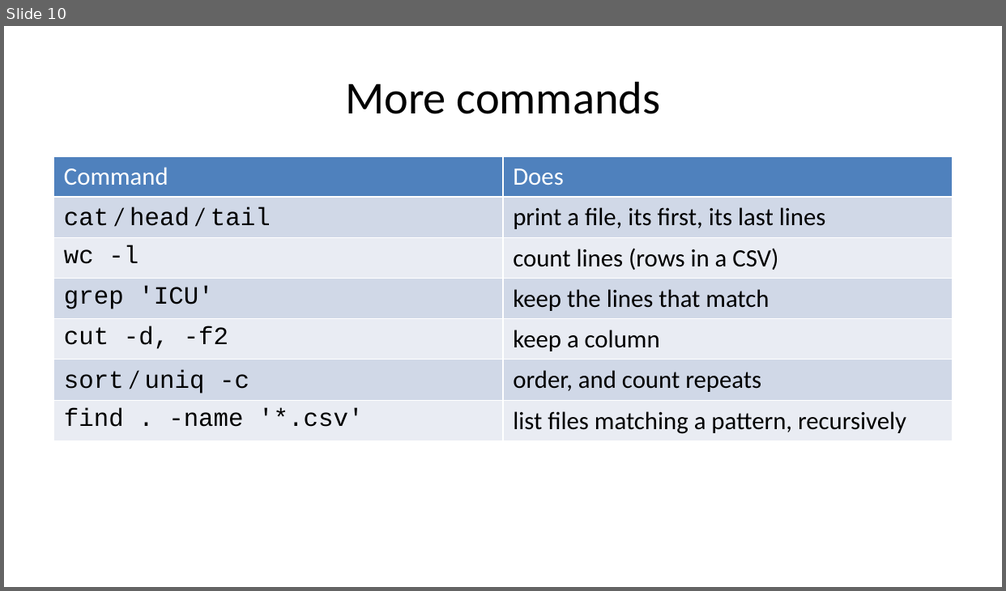
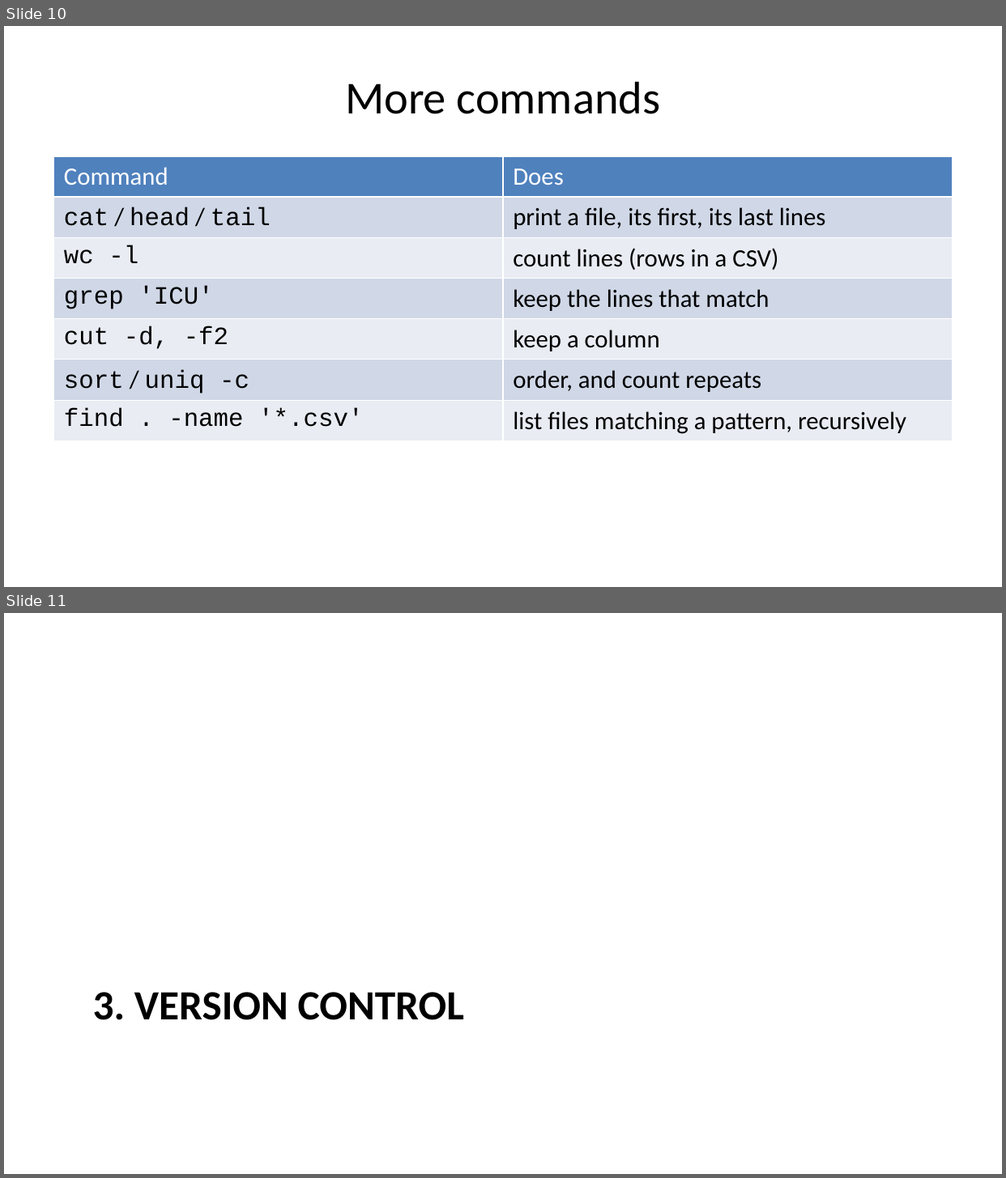
Before and after one commit to MICS-Lab/MS_SanteNum2026, a slide deck: Programming01/Session02/slides.pptx. Shown one above the other, each under a label of ours: slide 10 before the commit, slides 10 and 11 after it. The pictures are 1006x591 and 1006x1178 pixels, drawn with LibreOffice and Linux fonts; fonts in the diff are those of the drawing. Boxes give left, top, right and bottom in pixels: in the first picture for what was removed or moved away, otherwise in the second. Text is boxed around its words. In the diff, an @@ line names an element or a change of style, - is before the commit and + after.

```diff
--- a/Programming01/Session02/slides.pptx
+++ b/Programming01/Session02/slides.pptx
@@ slide 11 added at (4,613,1002,1174), background #FFFFFF @@
@@ title added at (93,992,464,1020), 30 pt, text #000000, bold @@
+3. VERSION CONTROL
```
Also in this commit, not shown: 1 slide changed, 7 other slides added, 1 other file.
